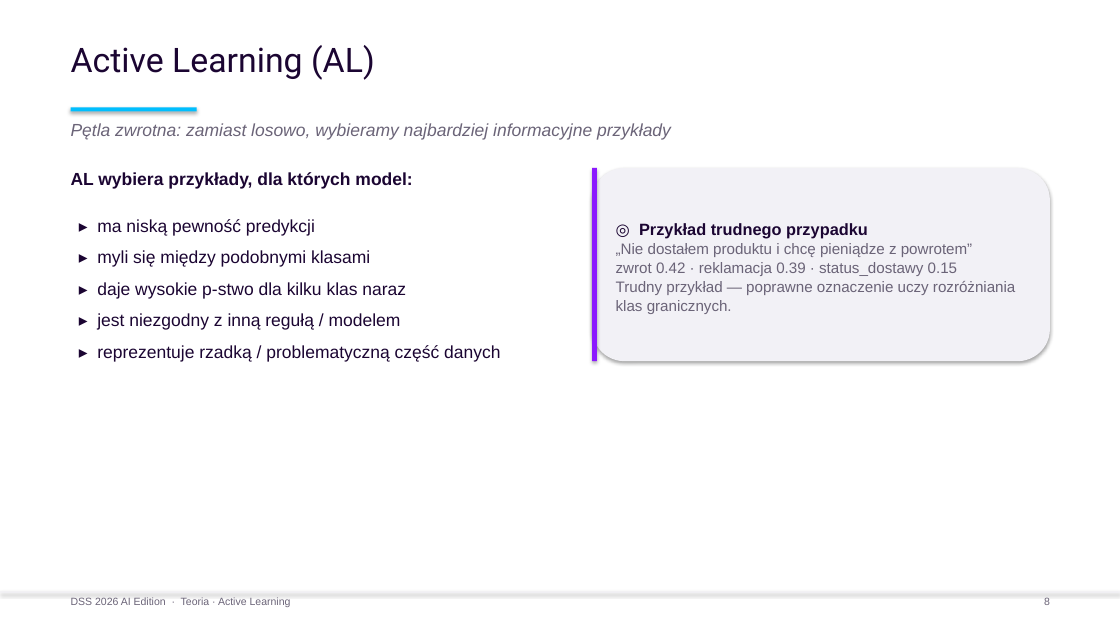
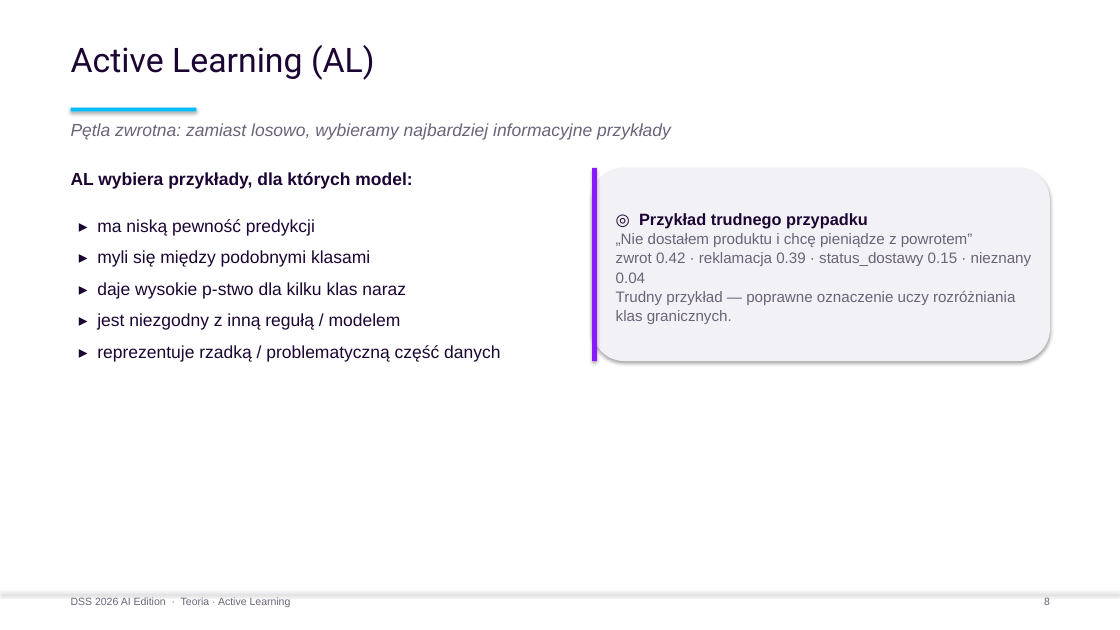
Before and after one commit to radlab-dev-group/.github, a slide deck: slide 8 of conf/DSS_20260618/presentation/pptx/DSS_2026_Tutorial.pptx. Drawn at 1120x630 pixels with LibreOffice and Linux fonts; fonts in the diff are those of the drawing. Boxes give left, top, right and bottom in pixels: in the first picture for what was removed or moved away, otherwise in the second. Text is boxed around its words. In the diff, an @@ line names an element or a change of style, - is before the commit and + after.

Commit message:
Refactor presentation assets: move PPTX generation scripts into `pptx/raw/`, rename template file, and update the `DSS_2026_Tutorial.pptx` deck.

```diff
--- a/conf/DSS_20260618/presentation/pptx/DSS_2026_Tutorial.pptx
+++ b/conf/DSS_20260618/presentation/pptx/DSS_2026_Tutorial.pptx
@@ text "◎ Przykład trudnego przypadku": place and size @@
-text "◎ Przykład trudnego przypadku" at (616,223,1015,314)
+text "◎ Przykład trudnego przypadku" at (616,213,1032,324)
@@ text at (616,252,1032,283): text changed @@
-zwrot 0.42 · reklamacja 0.39 · status_dostawy 0.15
+zwrot 0.42 · reklamacja 0.39 · status_dostawy 0.15 · nieznany 0.04
```
Also in this commit, not shown: 3 other slides changed, 5 other files.
